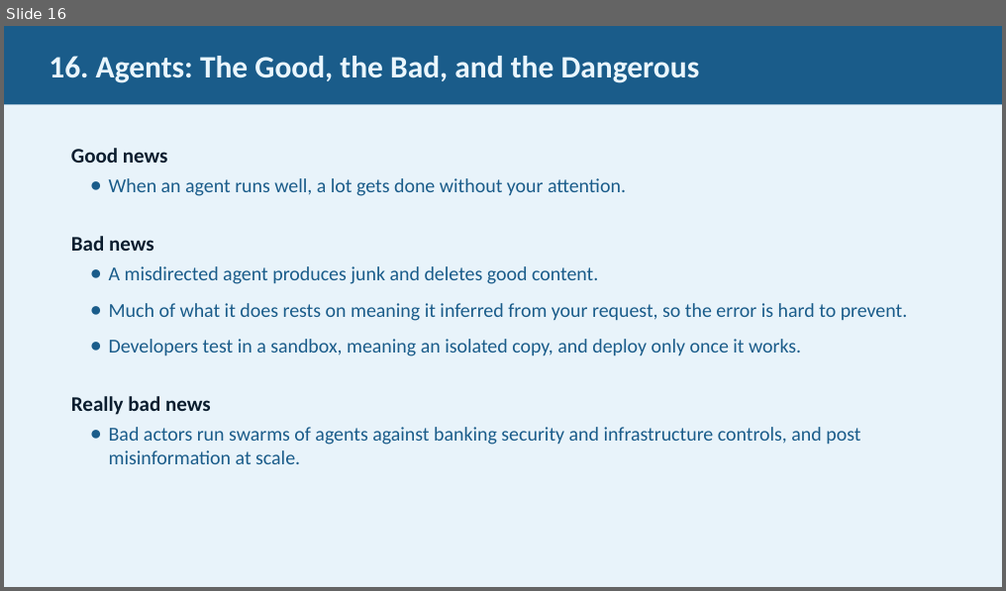
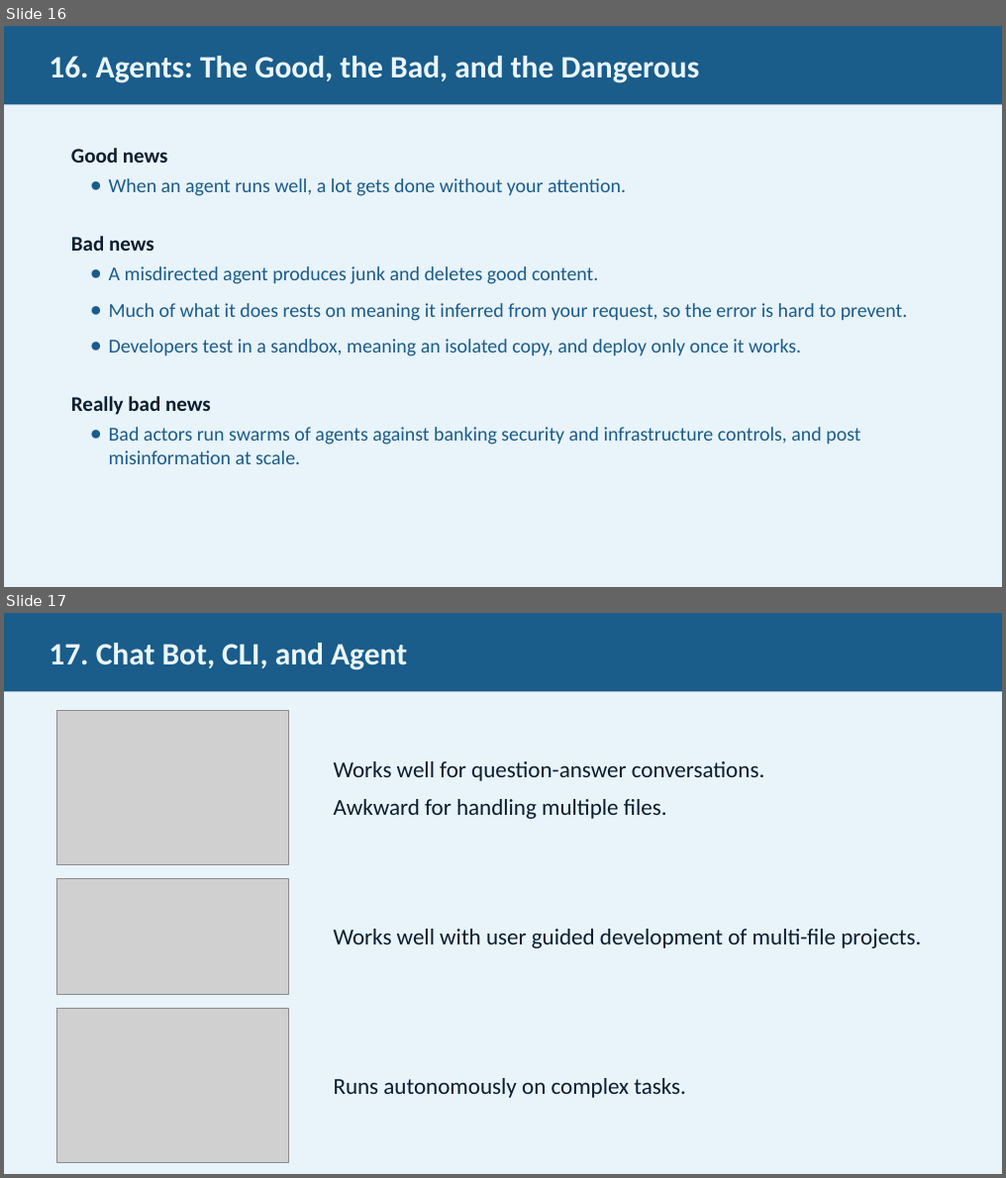
Before and after one commit to JimFawcett/NewSite, a slide deck: AI Presentation 2026/AI_Presentation.pptx. Shown one above the other, each under a label of ours: slide 16 before the commit, slides 16 and 17 after it. The pictures are 1006x591 and 1006x1178 pixels, drawn with LibreOffice and Linux fonts; fonts in the diff are those of the drawing; grey boxes stand for pictures. Boxes give left, top, right and bottom in pixels: in the first picture for what was removed or moved away, otherwise in the second. Text is boxed around its words. In the diff, an @@ line names an element or a change of style, - is before the commit and + after.

```diff
--- a/AI Presentation 2026/AI_Presentation.pptx
+++ b/AI Presentation 2026/AI_Presentation.pptx
@@ slide 17 added at bbox=[4, 613, 1002, 1174], background #E8F3FA @@
@@ rectangle added at bbox=[4, 613, 1002, 691], fill #1A5C8A, 30 pt, text #EAF6FD, bold @@
+17. Chat Bot, CLI, and Agent
@@ picture added at bbox=[56, 710, 288, 865] @@
@@ text added at bbox=[334, 761, 765, 819], 22 pt, text #0B1D2E @@
+Works well for question-answer conversations.
+Awkward for handling multiple files.
@@ picture added at bbox=[56, 878, 288, 995] @@
@@ text added at bbox=[334, 929, 921, 949], 22 pt, text #0B1D2E @@
+Works well with user guided development of multi-file projects.
@@ picture added at bbox=[56, 1008, 288, 1163] @@
@@ text added at bbox=[334, 1078, 686, 1098], 22 pt, text #0B1D2E @@
+Runs autonomously on complex tasks.
```
Also in this commit, not shown: 15 slides changed.
